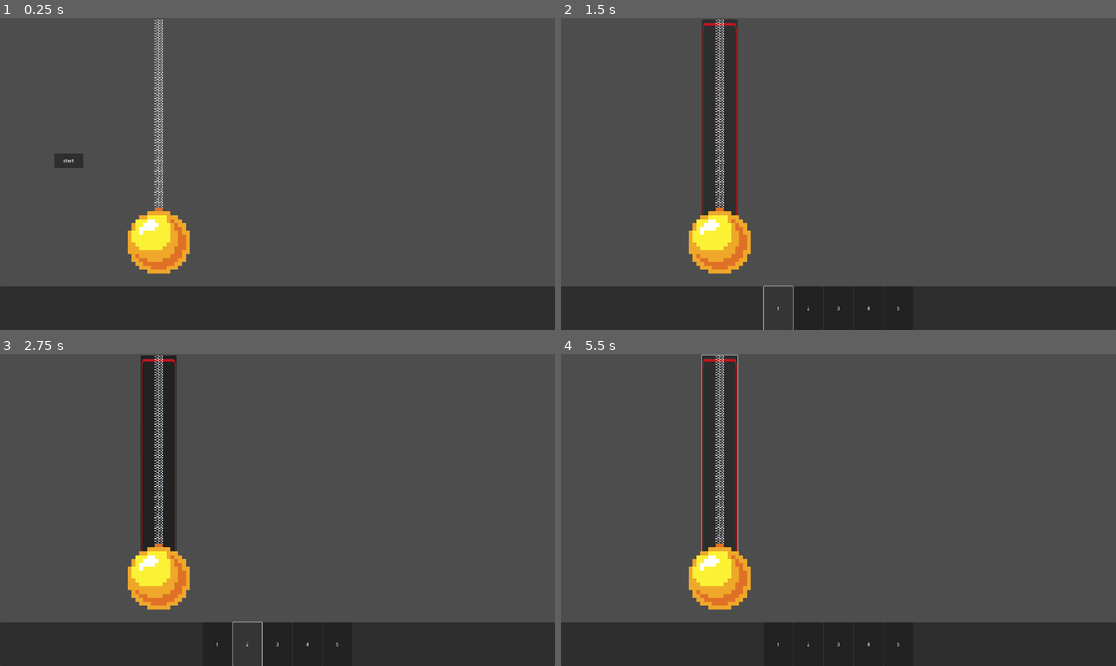
Above: before the commit, frames 1-4 (two rows, left to right).
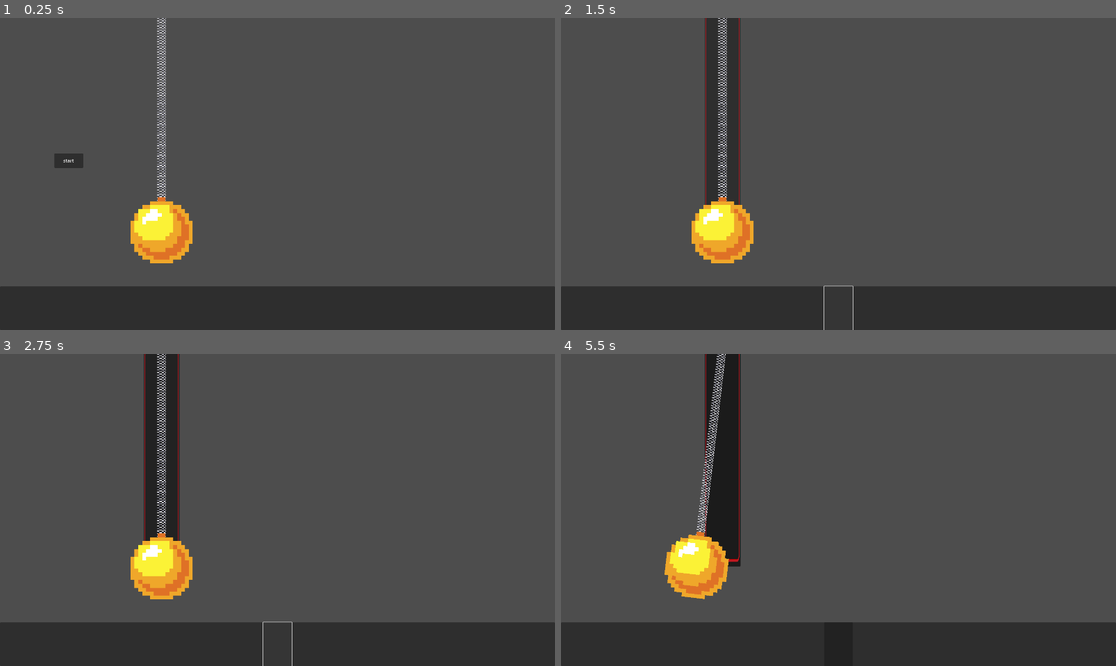
Above: after the commit, the same moments.

Repository: HEKEPOIU/gmtk_2024
Game: Godot game, scene res://scene/test.tscn
Two runs of this game, one before a commit and one after it. Both use one fixed random seed, a clock stepped at 60 frames per second and the inputs below. This scene is started directly instead of the project's main scene.
Inputs (mouse positions are in pixels of both pictures, inside the frame that each line leads up to; where the layout moved, square brackets give the same spot in the first picture):
- Up to frame 1 (0.25 s): no input
- Up to frame 2 (1.5 s): click "start" at 0.5 s; click (838, 308) [777, 308] at 1.25 s
- Up to frame 3 (2.75 s): click (277, 644) [249, 644] at 2 s
- Up to frame 4 (5.5 s): click (838, 644) at 2.75 s; click (838, 644) [866, 644] at 3.5 s; click (838, 644) [899, 644] at 4.25 s; click (721, 456) [721, 466] at 5 s

The runs differ from the first frame. In frame 1, 2.3% of the frame differs, in the area x 23-35%, y 0-82%; in frame 2, 3.3%; in frame 3, 3.3%; in frame 4, 4.4%, in the area x 18-62%, y 0-94%.

Commit message:
card add speed work

Diff:
--- a/scene/main_ui.tscn
+++ b/scene/main_ui.tscn
@@ -44,4 +44,4 @@
 size_flags_horizontal = 4
 alignment = 1
 
-[connection signal="button_up" from="StartUi/Start" to="." method="_on_start_button_up"]
+[connection signal="button_up" from="StartUi/Start" to="." method="on_start_button_up"]
--- a/scene/test.gd
+++ b/scene/test.gd
@@ -1,15 +1,22 @@
 extends Control
 
 
-@onready var canvas :UiMain= get_node("Control")
-@export var pen : Pendulum
+@onready var canvas: UiMain = get_node("Control")
+
+@export var pen: Pendulum
+
+@export var inverse_speed_card: Resource = preload("res://src/ui/card/card_effect/inverse_speed_card.gd")
+@export var add_speed_card: Resource = preload("res://src/ui/card/card_effect/add_speed_card.gd")
 # Called when the node enters the scene tree for the first time.
 func _ready():
-	canvas.on_card_click.connect((func ()->void : canvas.show_border(get_pendulum_info_array(),Vector2(1,1))))
+	canvas.on_card_click.connect((func() -> void: canvas.show_border(get_pendulum_info_array(), Vector2(1, 1))))
+	canvas.game_start.connect(func() -> void:
+		print('print list')
+		canvas.refresh_card_state([add_speed_card.new()]))
 	pass # Replace with function body.
 
-func get_pendulum_info_array()->Array:
-	var arr:= Array([], TYPE_OBJECT, "Node", Pendulum)
+func get_pendulum_info_array() -> Array:
+	var arr := Array([], TYPE_OBJECT, "Node", Pendulum)
 	arr.append(pen)
 	return arr
 
--- a/scene/test.tscn
+++ b/scene/test.tscn
@@ -18,4 +18,4 @@
 layout_mode = 1
 
 [node name="Pendulum" parent="." instance=ExtResource("3_yp5fy")]
-position = Vector2(549, 5)
+position = Vector2(559, -30)
--- a/src/ui/card/card.gd
+++ b/src/ui/card/card.gd
@@ -3,7 +3,7 @@
 class_name Card
 
 
-@export var card_effect: Resource = preload("res://src/ui/card/card_effect/inverse_speed_card.gd")
+@export var card_effect: CardEffect = preload("res://src/ui/card/card_effect/inverse_speed_card.gd").new()
 
 signal on_card_click
 
@@ -18,7 +18,7 @@
 
 
 func _on_button_up() -> void:
-	on_card_click.emit(card_effect.new())
+	on_card_click.emit(card_effect)
 	# UiHelper.disable(self)
 
 	pass # Replace with function body.
--- /dev/null
+++ b/src/ui/card/card_effect/add_speed_card.gd
@@ -0,0 +1,9 @@
+extends CardEffect
+@export var times := 10
+
+func on_trigger(target: Pendulum) -> void:
+	var dir: float = target.angular_velocity / abs(target.angular_velocity)
+	if dir != 1 && dir != -1:
+		dir = 10
+	target.angular_velocity += times * dir
+	print("add speed")
--- a/src/ui/ui_main.gd
+++ b/src/ui/ui_main.gd
@@ -10,7 +10,8 @@
 @onready var startUi := get_node("StartUi")
 @onready var cardContainer := get_node("PanelContainer/HBoxContainer")
 @export var test_pendulum: Pendulum
-@export var next_card_effect:CardEffect
+@export var next_card_effect: CardEffect
+
 
 signal game_start
 
@@ -27,10 +28,12 @@
 	pass
 
 
-func _refresh_card_state(list: PackedStringArray) -> void:
-	for i in list:
+func refresh_card_state(list) -> void:
+	print(list)
+	for i: CardEffect in list:
 		var ins: Card = card.instantiate() as Card
-		ins.text = i
+		ins.text = i.resource_name
+		ins.card_effect = i
 		ins.on_card_click.connect(_on_card_click)
 		cardContainer.add_child(ins)
 
@@ -43,17 +46,20 @@
 	on_card_click.emit()
 	pass
 func show_border(arr, border_size: Vector2) -> void:
-	for p:Pendulum in arr:
+	for p: Pendulum in arr:
 		var length: float = p.length
-		var sp :=(p.get_node("PendulumEndPoint/Sprite2D") as Sprite2D)
+		var sp := (p.get_node("PendulumEndPoint/Sprite2D") as Sprite2D)
 		var width: float = sp.texture.get_size().x * sp.scale.x
 		var new_border := borderPrefab.instantiate()
 		self.add_child(new_border)
-		new_border.on_choose.connect(func ()->void: next_card_effect.on_trigger(p))
-		set_border(new_border,p.position - Vector2(width/2,0), Vector2(width, length))# todo: use right width
+		new_border.on_choose.connect(func() -> void:
+			next_card_effect.on_trigger(p)
+			UiHelper.disable(new_border)
+			)
+		set_border(new_border, p.position - Vector2(width / 2, 0), Vector2(width, length)) # todo: use right width
 	pass
 
-func set_border(border:ChooseBox,target_positon: Vector2, target_size: Vector2):
+func set_border(border: ChooseBox, target_positon: Vector2, target_size: Vector2):
 	border.global_position = target_positon
 	border.size = target_size
 
@@ -62,10 +68,11 @@
 	arr.append(test_pendulum)
 	return arr
 
-func _on_start_button_up() -> void:
-	_refresh_card_state(["1", "2", "3", "4", "5"])
+func on_start_button_up() -> void:
+	# refresh_card_state(["1", "2", "3", "4", "5"])
 
 	UiHelper.disable(startUi)
 
+	print('game start')
 	game_start.emit()
 	pass # Replace with function body.
